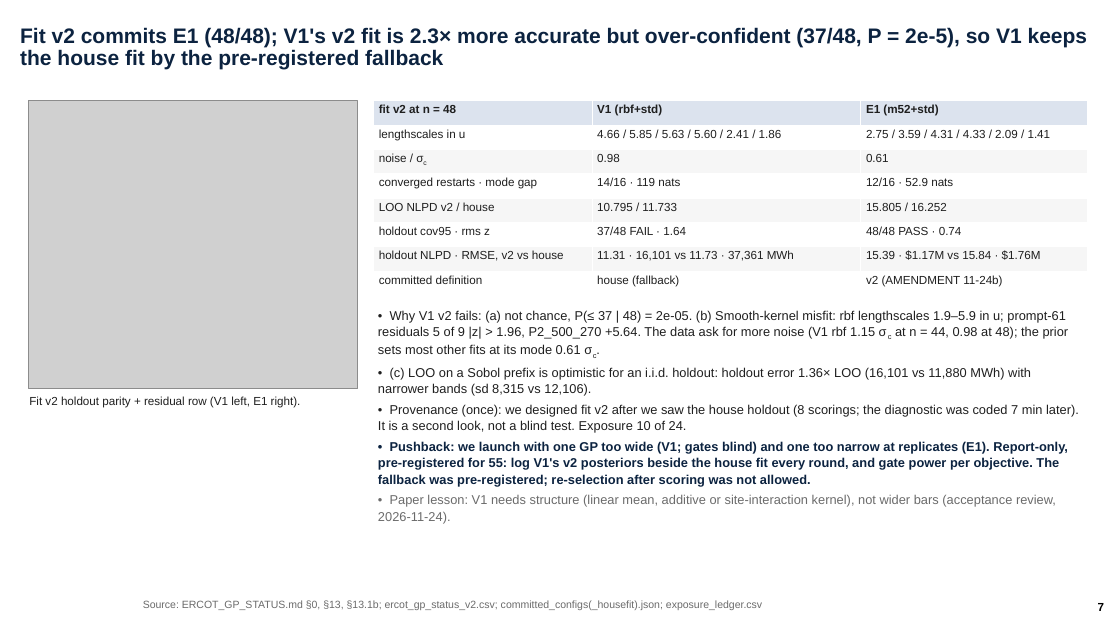
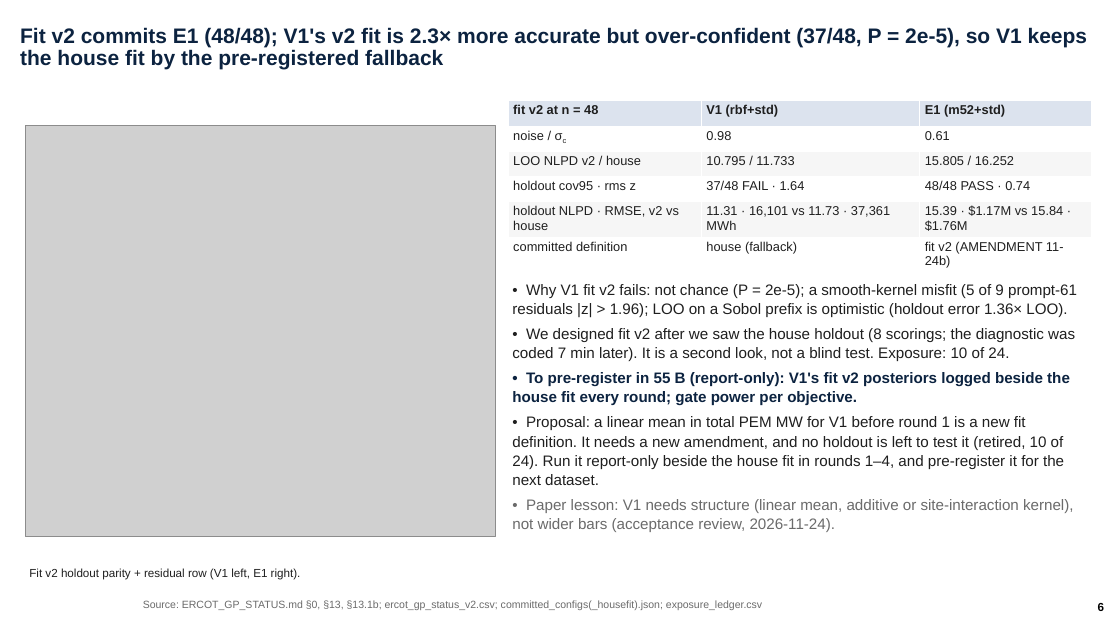
Before and after one commit to ylu283/RTS-GMLC, a slide deck: slide 6 of trial_0826/ercot/analysis/pi_overnight_1124/ercot_overnight.pptx (slide 7 before the commit). Drawn at 1120x630 pixels with LibreOffice and Linux fonts; fonts in the diff are those of the drawing; grey boxes stand for pictures; background and template pictures are left out. Boxes give left, top, right and bottom in pixels: in the first picture for what was removed or moved away, otherwise in the second. Text is boxed around its words. In the diff, an @@ line names an element or a change of style, - is before the commit and + after.

```diff
--- a/trial_0826/ercot/analysis/pi_overnight_1124/ercot_overnight.pptx
+++ b/trial_0826/ercot/analysis/pi_overnight_1124/ercot_overnight.pptx
@@ table at bbox=[508, 101, 1092, 272] @@
-row 2: lengthscales in u | 4.66 / 5.85 / 5.63 / 5.60 / 2.41 / 1.86 | 2.75 / 3.59 / 4.31 / 4.33 / 2.09 / 1.41
-row 4: converged restarts · mode gap | 14/16 · 119 nats | 12/16 · 52.9 nats
-row 6, column 3: v2 (AMENDMENT 11-24b)
+row 6, column 3: fit v2 (AMENDMENT 11-24b)
@@ table: place and size @@
-table at bbox=[374, 101, 1088, 296]
+table at bbox=[508, 101, 1092, 272]
@@ picture: place and size @@
-picture at bbox=[29, 101, 358, 389]
+picture at bbox=[25, 125, 496, 537]
@@ text "• Why V1 fit v2 ...": place and size @@
-text "• Why V1 fit v2 ..." at bbox=[378, 310, 1079, 524]
+text "• Why V1 fit v2 ..." at bbox=[512, 284, 1077, 532]
@@ text at bbox=[512, 284, 1077, 485]: text changed; size 11 to 13 pt @@
-• Why V1 v2 fails: (a) not chance, P(≤ 37 | 48) = 2e-05. (b) Smooth-kernel misfit: rbf lengthscales 1.9–5.9 in u; prompt-61 residuals 5 of 9 |z| > 1.96, P2_500_270 +5.64. The data ask for more noise (V1 rbf 1.15 σc at n = 44, 0.98 at 48); the prior sets most other fits at its mode 0.61 σc.
-• (c) LOO on a Sobol prefix is optimistic for an i.i.d. holdout: holdout error 1.36× LOO (16,101 vs 11,880 MWh) with narrower bands (sd 8,315 vs 12,106).
-• Provenance (once): we designed fit v2 after we saw the house holdout (8 scorings; the diagnostic was coded 7 min later). It is a second look, not a blind test. Exposure 10 of 24.
-• Pushback: we launch with one GP too wide (V1; gates blind) and one too narrow at replicates (E1). Report-only, pre-registered for 55: log V1's v2 posteriors beside the house fit every round, and gate power per objective. The fallback was pre-registered; re-selection after scoring was not allowed.
+• Why V1 fit v2 fails: not chance (P = 2e-5); a smooth-kernel misfit (5 of 9 prompt-61 residuals |z| > 1.96); LOO on a Sobol prefix is optimistic (holdout error 1.36× LOO).
+• We designed fit v2 after we saw the house holdout (8 scorings; the diagnostic was coded 7 min later). It is a second look, not a blind test. Exposure: 10 of 24.
+• To pre-register in 55 B (report-only): V1's fit v2 posteriors logged beside the house fit every round; gate power per objective.
+• Proposal: a linear mean in total PEM MW for V1 before round 1 is a new fit definition. It needs a new amendment, and no holdout is left to test it (retired, 10 of 24). Run it report-only beside the house fit in rounds 1–4, and pre-register it for the next dataset.
@@ text at bbox=[512, 499, 1073, 532]: size 11 to 13 pt in "• Paper lesson: V1 needs structure (linear ..."; more space between paragraphs @@
@@ text "Fit v2 holdout parity + ...": place and size @@
-text "Fit v2 holdout parity + ..." at bbox=[29, 396, 301, 408]
+text "Fit v2 holdout parity + ..." at bbox=[29, 568, 301, 580]
@@ page number at bbox=[1098, 603, 1104, 611]: text changed @@
-7
+6
```
Also in this commit, not shown: 22 other slides changed, 1 slide added, 15 other files.
